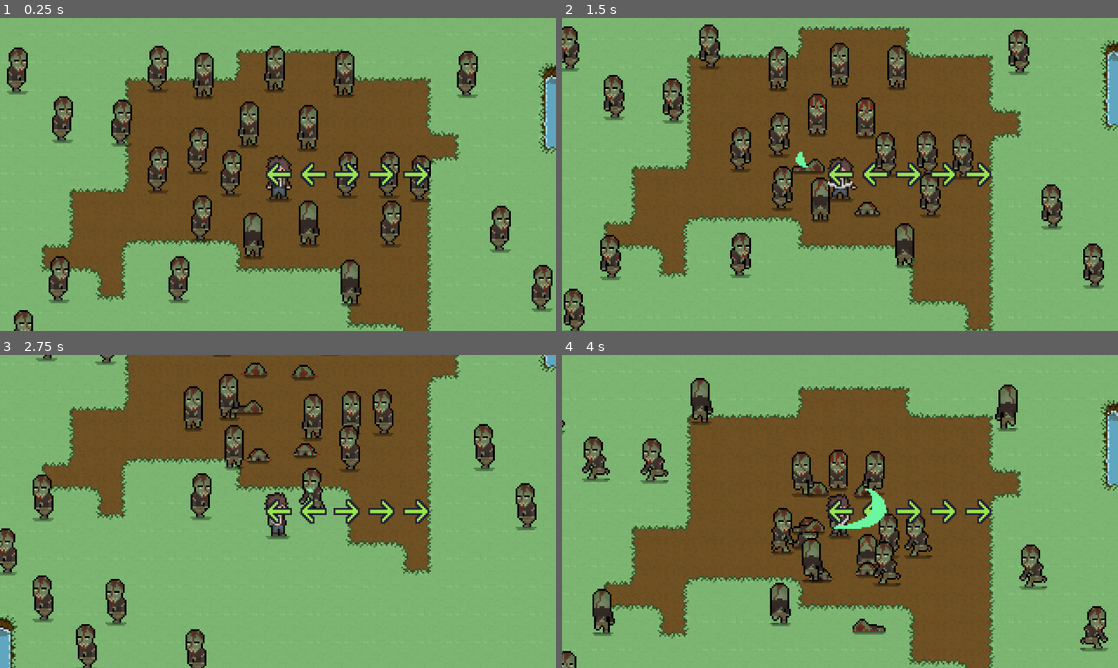
Above: before the commit, frames 1-4 (two rows, left to right).
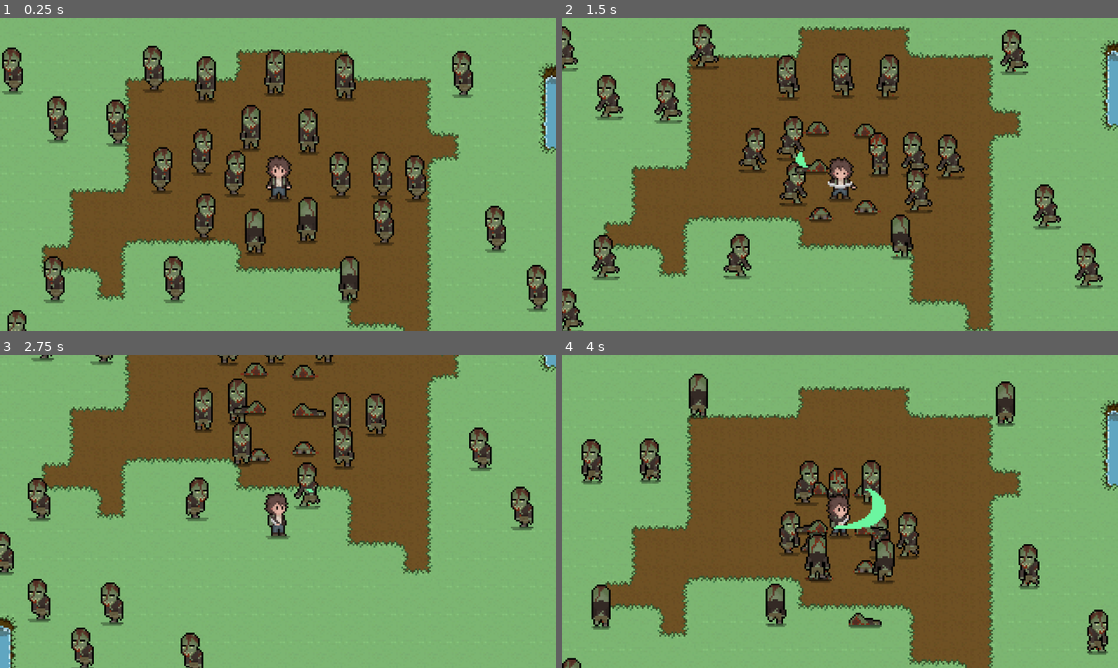
Above: after the commit, the same moments.

Repository: bonsaipropaganda/advjam2023
Game: Godot game, scene res://scenes/main.tscn
The game is run twice, just before and just after one commit, with the same random seed, the same clock (stepped at 60 frames per second) and the same inputs.
Inputs:
- Up to frame 1 (0.25 s): no input
- Up to frame 2 (1.5 s): hold D (keyboard_right) 0.53-1.28 s; hold Space (keyboard_space) 0.53-1.28 s; hold S (keyboard_down) from 1.28 s (still down); tap Space (keyboard_space) at 1.35 s
- Up to frame 3 (2.75 s): release S (keyboard_down) at 2.03 s; hold D (keyboard_right) from 2.03 s (still down); hold Space (keyboard_space) from 2.03 s (still down)
- Up to frame 4 (4 s): release D (keyboard_right) at 2.78 s; release Space (keyboard_space) at 2.78 s; hold W (keyboard_up) 2.78-3.53 s; tap Space (keyboard_space) at 2.85 s; hold A (keyboard_left) from 3.53 s (still down); hold Space (keyboard_space) from 3.53 s (still down)

The runs differ from the first frame. In frame 1, 12% of the frame differs, in the area x 0-100%, y 8-100%; in frame 2, 14%, in the area x 0-100%, y 2-100%; in frame 3, 9.7%; in frame 4, 9.3%.

Commit message:
QTE time out.
added a tiny timeout stuff for the QTE.

Diff:
--- a/AdventureJam2023/player_attack_QTE/qte.gd
+++ b/AdventureJam2023/player_attack_QTE/qte.gd
@@ -8,21 +8,31 @@
 var is_qte:bool = false
 
 
+var qte_reset_timer:float = 1.5
+var qte_timer:float = 1.5
+var qte_previous_time:float = 0
+var qte_delta_time:float = 0
+
 func _ready():
 	init_qte()
 
 
 func _process(delta):
+	qte_delta_time_process()
 	if is_qte:
 		var input:int = fetch_input()
-		qte_checker(input)
+		qte_iter(input)
+		qte_time_out()
 	else:
+		if not get_child_count()==0:
+			destroy_sprites()
 		Engine.time_scale = 1
+
+
 
 ##############################################
 func fetch_input()->int:
 	var ret_val:int = -1
-
 	if Input.is_action_just_pressed("keyboard_up"):
 		return 0
 	if Input.is_action_just_pressed("keyboard_right"):
@@ -35,19 +45,16 @@
 		return 4
 	return ret_val
 
-func qte_checker(input:int) -> void:
+
+func qte_iter(input:int) -> void:
 	if input < 0:
 		return
-
-
-
 	if input == qte_sequence[qte_counter]:
+		qte_timer = qte_reset_timer
 		qte_counter += 1
 		if qte_counter == qte_sequence.size():
 			is_qte = false
-
 		sprite_shift()
-
 	else:
 		is_qte = false
 
@@ -55,9 +62,27 @@
 	for i in range(get_child_count()):
 		var sprite_stuff:Object = get_child(i)
 		sprite_stuff.global_position.x -= 20
-		pass
-	pass
 
+
+
+func qte_delta_time_process()->void:
+	var current_time:float = Time.get_ticks_msec()
+	qte_delta_time = (current_time - qte_previous_time)/1000
+	qte_previous_time = current_time
+
+
+func qte_time_out()->void:
+	if qte_timer < 0:
+		qte_timer = qte_reset_timer
+		is_qte = false
+	qte_timer-=qte_delta_time
+
+
+
+func destroy_sprites()->void:
+	for i in range(get_child_count()):
+		print("CRAPPP")
+		get_child(i).queue_free()
 
 ##############################################
 func init_qte() -> void:
Binary file changed: AdventureJam2023/player_attack_QTE/sprites/attack.png
Binary file changed: AdventureJam2023/player_attack_QTE/sprites/down.png
Binary file changed: AdventureJam2023/player_attack_QTE/sprites/left.png
Binary file changed: AdventureJam2023/player_attack_QTE/sprites/right.png
Binary file changed: AdventureJam2023/player_attack_QTE/sprites/up.png
